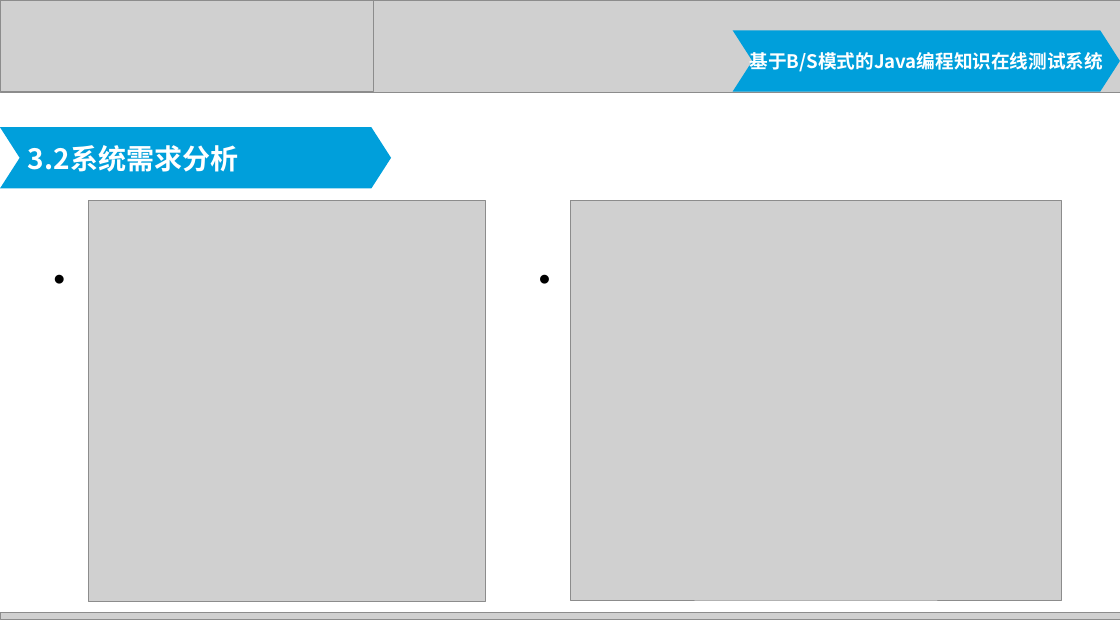
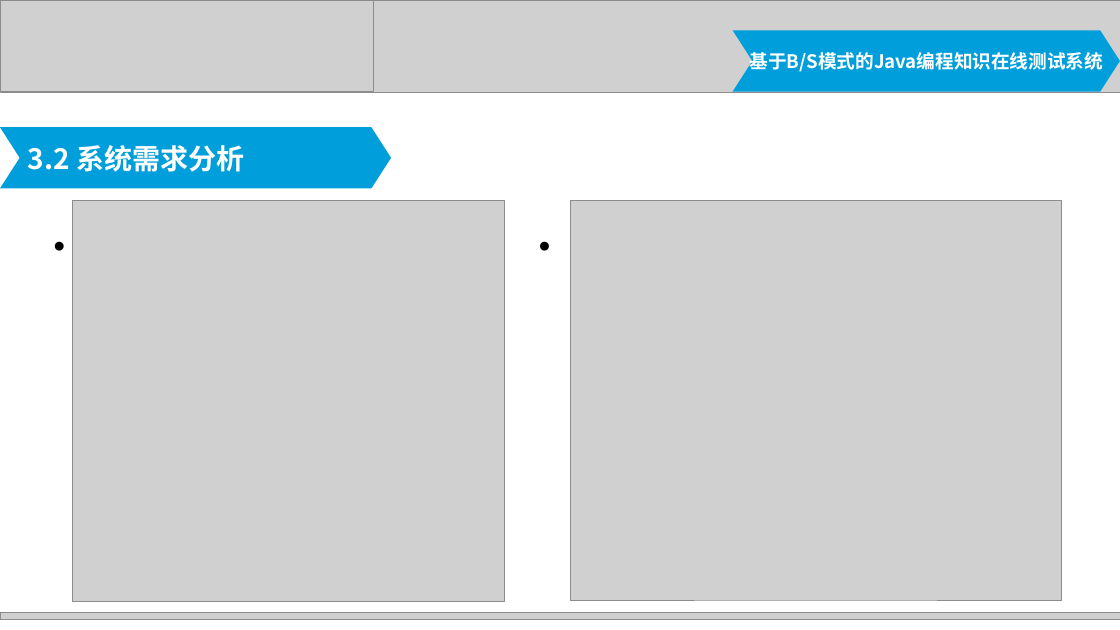
Before and after one commit to zhangweiheu/-, a slide deck: slide 9 of 2012211127-毕业答辩.pptx. Drawn at 1120x630 pixels with LibreOffice and Linux fonts; fonts in the diff are those of the drawing; grey boxes stand for pictures. Boxes give left, top, right and bottom in pixels: in the first picture for what was removed or moved away, otherwise in the second. Text is boxed around its words. In the diff, an @@ line names an element or a change of style, - is before the commit and + after.

```diff
--- a/2012211127-毕业答辩.pptx
+++ b/2012211127-毕业答辩.pptx
@@ text in chevron at [28,145,244,172]: spaces changed @@
-3.2系统需求分析
+3.2 系统需求分析
@@ picture: place and size @@
-picture at [88,201,486,602]
+picture at [72,201,504,602]
```
Also in this commit, not shown: 5 other slides changed, 7 slides added, 8 other files.
